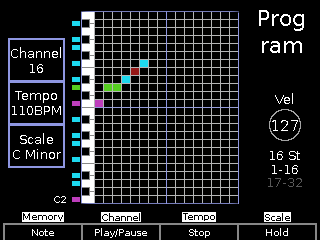
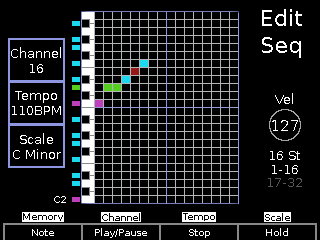
Layered file, before and after one edit (320×240). Changes by layer:
renamed "Prog ..." to "Edit ...", painted on it over <box>259,9,304,58</box>
